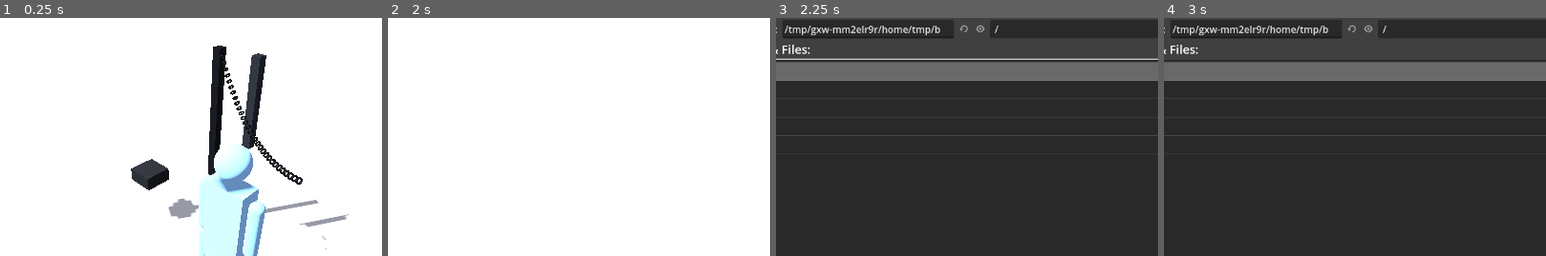
Above: before the commit, frames 1-4 (left to right).
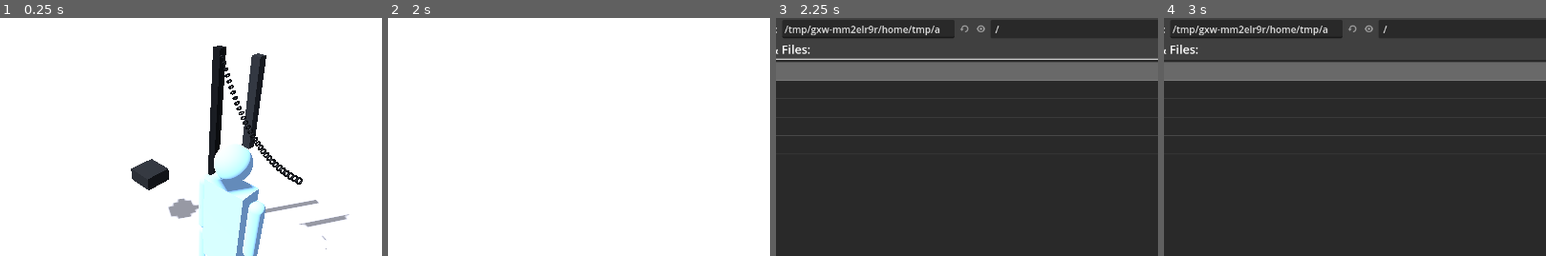
Above: after the commit, the same moments.

Repository: amaturanas-sys/EXERSUITE3D
Game: Godot game, scene res://main/Main.tscn
Two runs of this game, one before a commit and one after it. Both use one fixed random seed, a clock stepped at 60 frames per second and the inputs below.
Inputs (mouse positions are % of the whole screen's width and height, from its top left):
- Up to frame 1 (0.25 s): no input
- Up to frame 2 (2 s): click "Nuevo" at 0.5 s; click "Nuevo" at 1.25 s
- Up to frame 3 (2.25 s): click "Abrir" at 2 s
- Up to frame 4 (3 s): click (37, 76) at 2.77 s; type "12" at 2.85 s
The pictures show only the part of the screen within x 25-75%, y 16-66%; the shares and areas given below are measured in that part.

Frames 1-2 are identical in both runs. In frame 3, 0.1% of the frame differs, in the area x 41-59%, y 3-7%; in frame 4, 0.1%.

Commit message:
Corregir la prueba de humo de Godot: preparar el mundo con el árbol activo
La CI con el motor real reveló que la física ya funciona (el bloque cae y el
brazo pendulea por la bisagra); solo fallaba la restauración del diseño: el
test montaba el mundo en _initialize, antes de que el árbol de escena esté
activo, y la captura del estado con global_transform devolvía la identidad
(!is_inside_tree()).

- piece.gd: el snapshot/restauración del diseño usa el transform LOCAL (las
  piezas cuelgan directas del World), sin dependencia del árbol — más robusto
  también para la app.
- tests/smoke.gd: la preparación pasa al primer frame de _process, con el
  árbol ya activo (los joints obtienen paths y transforms globales válidos).

Co-Authored-By: Claude Fable 5 <noreply@anthropic.com>
Claude-Session: https://claude.ai/code/session_014fW5t7kk9L1bzdCPk4pmbH

Diff:
--- a/godot/core/piece.gd
+++ b/godot/core/piece.gd
@@ -67,16 +67,18 @@
 	return mass_kg > 0.0 and not fixed
 
 
-## Congela/descongela según empiece o pare la simulación.
+## Congela/descongela según empiece o pare la simulación. El estado de diseño
+## se captura como transform LOCAL (las piezas cuelgan directas del World):
+## no depende de estar dentro del árbol de escena.
 func set_simulating(on: bool) -> void:
 	if on:
-		_design_transform = global_transform
+		_design_transform = transform
 		freeze = not is_dynamic()
 	else:
 		freeze = true
 		linear_velocity = Vector3.ZERO
 		angular_velocity = Vector3.ZERO
-		global_transform = _design_transform
+		transform = _design_transform
 
 
 ## Punto local (cm de la web) a coordenadas de mundo actuales.
--- a/godot/tests/smoke.gd
+++ b/godot/tests/smoke.gd
@@ -2,12 +2,40 @@
 ## Prueba de humo headless para CI: carga el proyecto de ejemplo con el motor
 ## REAL, simula 2 segundos de física y comprueba resultados.
 ## Uso: godot --headless --path godot -s res://tests/smoke.gd
+##
+## La preparación se hace en el PRIMER frame de proceso (no en _initialize):
+## el árbol de escena ya está activo y los nodos tienen transform global/path.
 
 var world
 var frames := 0
+var prepared := false
 
 
-func _initialize() -> void:
+func _process(_delta: float) -> bool:
+	frames += 1
+	if not prepared:
+		prepared = true
+		_setup()
+		return false
+	if frames < 140:
+		return false
+	var block = world.pieces["o3"]
+	var arm = world.pieces["o2"]
+	var block_fell: bool = block.global_position.y < 0.35   # cayó de 0,60 m al suelo
+	var arm_moved: bool = arm.global_position.distance_to(Vector3(0.4, 1.6, 0)) > 0.05
+	world.set_simulating(false)
+	var restored: bool = absf(block.position.y - 0.6) < 0.01
+	print("SMOKE: block_fell=%s arm_moved=%s restored=%s" % [block_fell, arm_moved, restored])
+	if block_fell and arm_moved and restored:
+		print("SMOKE_OK")
+		quit(0)
+	else:
+		print("SMOKE_FAIL")
+		quit(1)
+	return true
+
+
+func _setup() -> void:
 	print("SMOKE: arrancando…")
 	world = load("res://core/world.gd").new()
 	root.add_child(world)
@@ -23,23 +51,3 @@
 	assert((out["objects"] as Array).size() == 3, "serialize perdió piezas")
 	world.set_simulating(true)
 	print("SMOKE: simulando 120 pasos…")
-
-
-func _process(_delta: float) -> bool:
-	frames += 1
-	if frames < 120:
-		return false
-	var block = world.pieces["o3"]
-	var arm = world.pieces["o2"]
-	var block_fell: bool = block.global_position.y < 0.35   # cayó de 0,60 m al suelo
-	var arm_moved: bool = arm.global_position.distance_to(Vector3(0.4, 1.6, 0)) > 0.05
-	world.set_simulating(false)
-	var restored: bool = absf(block.global_position.y - 0.6) < 0.01
-	print("SMOKE: block_fell=%s arm_moved=%s restored=%s" % [block_fell, arm_moved, restored])
-	if block_fell and arm_moved and restored:
-		print("SMOKE_OK")
-		quit(0)
-	else:
-		print("SMOKE_FAIL")
-		quit(1)
-	return true
